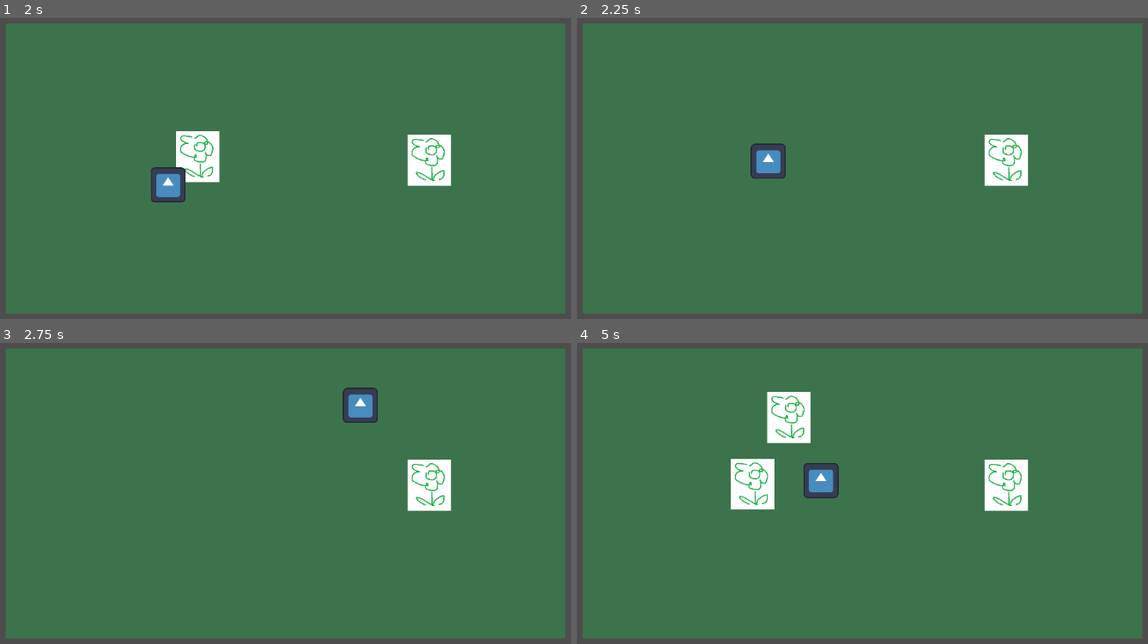
Above: before the commit, frames 1-4 (two rows, left to right).
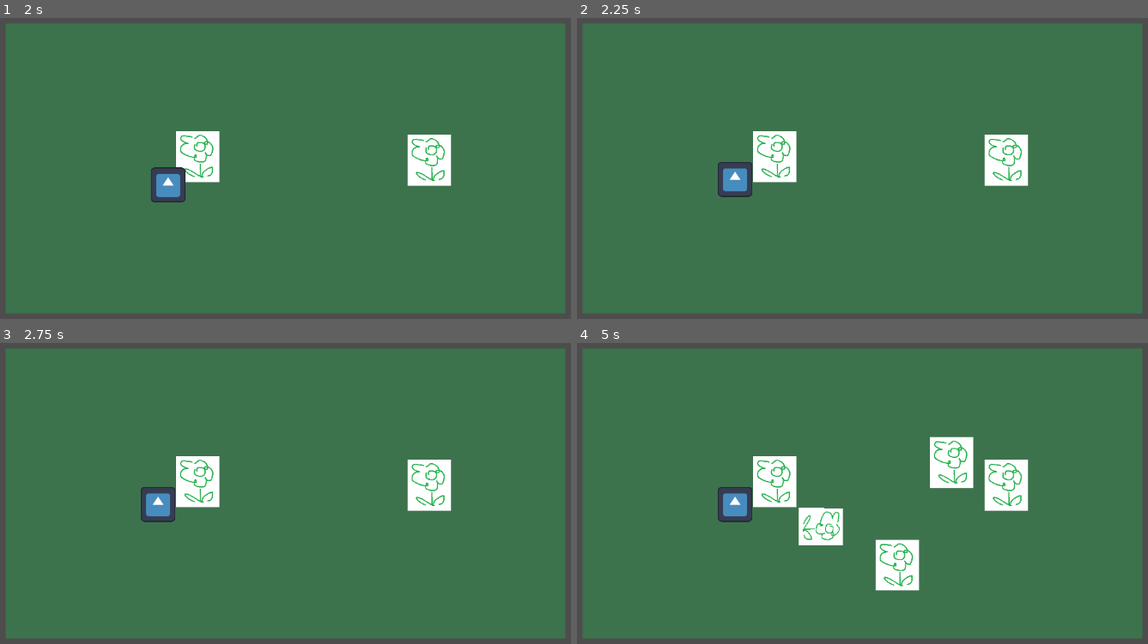
Above: after the commit, the same moments.

Repository: marikadu/FlowerBug
Game: Godot game, scene res://main.tscn
The game is run twice, just before and just after one commit, with the same random seed, the same clock (stepped at 60 frames per second) and the same inputs. The engine's default icon, where the game draws it, is replaced by a stand-in: a white triangle on a blue panel in a dark square.
Inputs (mouse positions are in pixels of both pictures, inside the frame that each line leads up to):
- Up to frame 1 (2 s): tap Enter at 0.5 s; move the mouse to (433, 150) at 0.52 s; click (433, 150) at 0.6 s; move the mouse to (148, 186) at 1.27 s; click (148, 186) at 1.35 s
- Up to frame 2 (2.25 s): move the mouse to (931, 84) at 2.02 s; click (931, 84) at 2.1 s
- Up to frame 3 (2.75 s): no input
- Up to frame 4 (5 s): move the mouse to (828, 571) at 2.77 s; click (828, 571) at 2.85 s; move the mouse to (1068, 550) at 3.52 s; click (1068, 550) at 3.6 s; move the mouse to (656, 436) at 4.27 s; click (656, 436) at 4.35 s

Frame 1 is identical in both runs. In frame 2, 2.0% of the frame differs, in the area x 24-39%, y 37-60%; in frame 3, 2.7%; in frame 4, 7.6%, in the area x 24-70%, y 16-83%.

Commit message:
added timer of eating the flower

Diff:
--- a/main.gd
+++ b/main.gd
@@ -65,6 +65,7 @@
 		spawn_flower()
 	else:
 		print("too many flowers, don't spawn")
+		$Flower_Spawn_Timer.stop()
 		# ideally, stop the timer unless there are less than 10 flowers
 
 
--- a/player/insect.gd
+++ b/player/insect.gd
@@ -1,6 +1,8 @@
 extends CharacterBody2D
 
 @onready var insect_area_2d: Area2D = $InsectArea2D
+@onready var eating_timer: Timer = $EatingTimer
+
 
 #@export var speed = 400.0
 @export var max_speed = 690.0
@@ -10,8 +12,15 @@
 
 var near_flower: bool
 var flower_to_eat: Node2D = null
+var is_eating: bool =  false
 
 func _physics_process(_delta: float) -> void:
+	# character stops when it is eating
+	if is_eating:
+		velocity = Vector2.ZERO
+		move_and_slide()
+		return
+
 	var target_position = get_global_mouse_position()
 	var distance = global_position.distance_to(target_position)
 
@@ -37,19 +46,13 @@
 	# eating a flower
 	if Input.is_action_just_pressed("eat"):
 		if near_flower:
-			print("eat!")
+			print("eating...")
+			is_eating = true
+			eating_timer.start()
 			#eat_flower(flower_to_eat)
-			get_parent().remove_flower(flower_to_eat)
-			near_flower = false
+
 		else:
 			print("can't eat")
-
-
-#func eat_flower(flower: Node2D) -> void:
-	#if flower:
-		#print("ate flower:", flower)
-		#flower.queue_free()  # removing the flower from the scene
-
 
 func _on_insect_area_2d_body_entered(body: Node2D) -> void:
 	if body.is_in_group("flower"):
@@ -64,3 +67,11 @@
 		near_flower = false
 		flower_to_eat = null # clearing stored flower
 		print("area: ", near_flower)
+
+
+func _on_eating_timer_timeout() -> void:
+	if flower_to_eat:
+		get_parent().remove_flower(flower_to_eat)
+		print("ate!")
+		near_flower = false
+		is_eating = false
--- a/player/insect.tscn
+++ b/player/insect.tscn
@@ -24,5 +24,10 @@
 [node name="CollisionShape2D" type="CollisionShape2D" parent="InsectArea2D"]
 shape = SubResource("CircleShape2D_1kt6d")
 
+[node name="EatingTimer" type="Timer" parent="."]
+wait_time = 3.0
+one_shot = true
+
 [connection signal="body_entered" from="InsectArea2D" to="." method="_on_insect_area_2d_body_entered"]
 [connection signal="body_exited" from="InsectArea2D" to="." method="_on_insect_area_2d_body_exited"]
+[connection signal="timeout" from="EatingTimer" to="." method="_on_eating_timer_timeout"]
